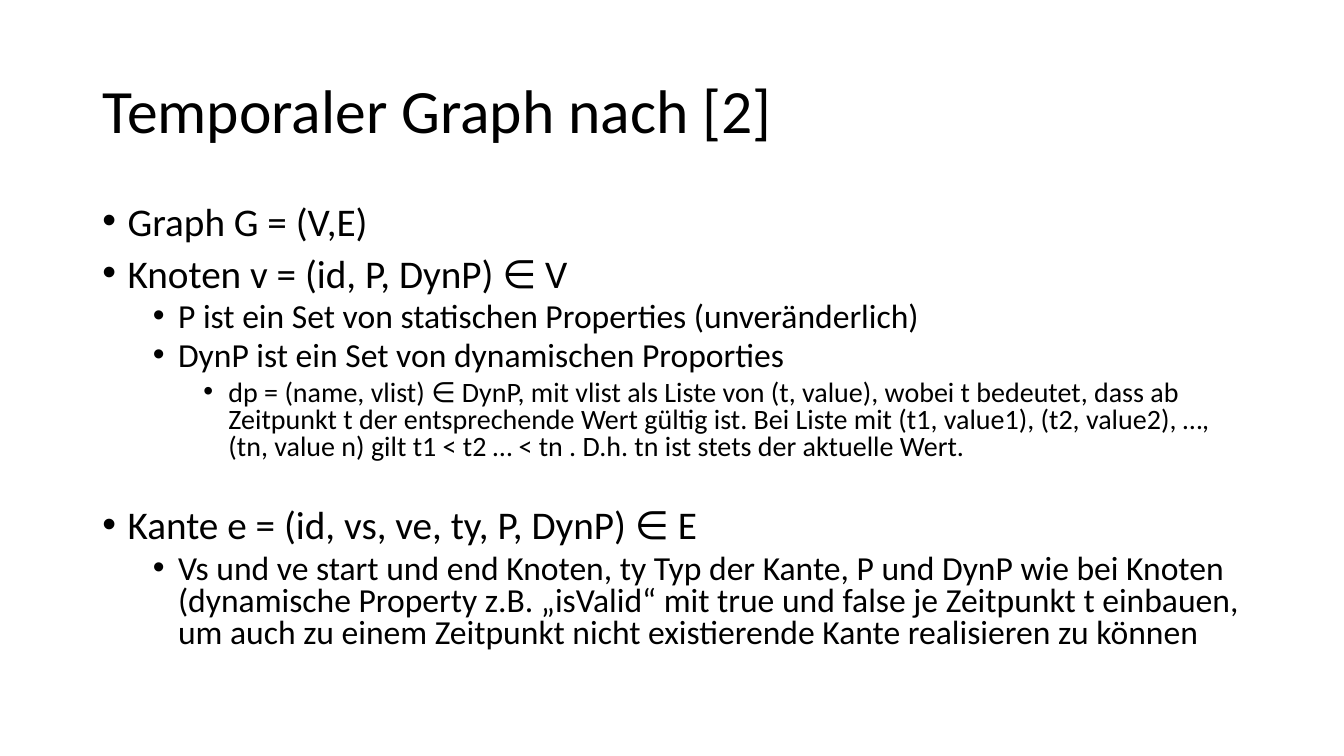
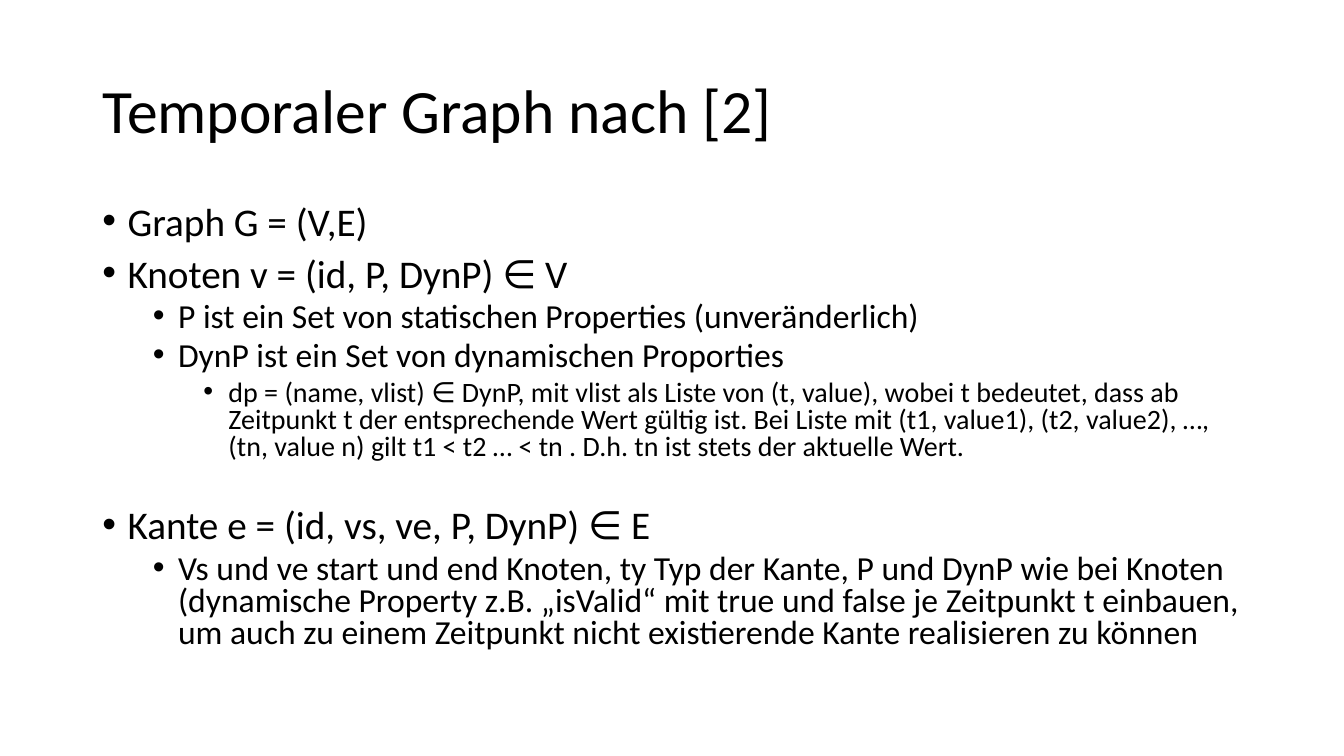
Before and after one commit to johnsonaux/temporale-graphen, a slide deck: slide 11 of Bewertungsmatrix.pptx. Drawn at 1344x756 pixels with LibreOffice and Linux fonts; fonts in the diff are those of the drawing. Boxes give left, top, right and bottom in pixels: in the first picture for what was removed or moved away, otherwise in the second. Text is boxed around its words. In the diff, an @@ line names an element or a change of style, - is before the commit and + after.

```diff
--- a/Bewertungsmatrix.pptx
+++ b/Bewertungsmatrix.pptx
@@ text at (128, 510, 650, 546): text changed @@
-• Kante e = (id, vs, ve, ty, P, DynP) ∈ E
+• Kante e = (id, vs, ve, P, DynP) ∈ E
```
Also in this commit, not shown: 4 other slides changed, 3 slides added, 3 other files.
